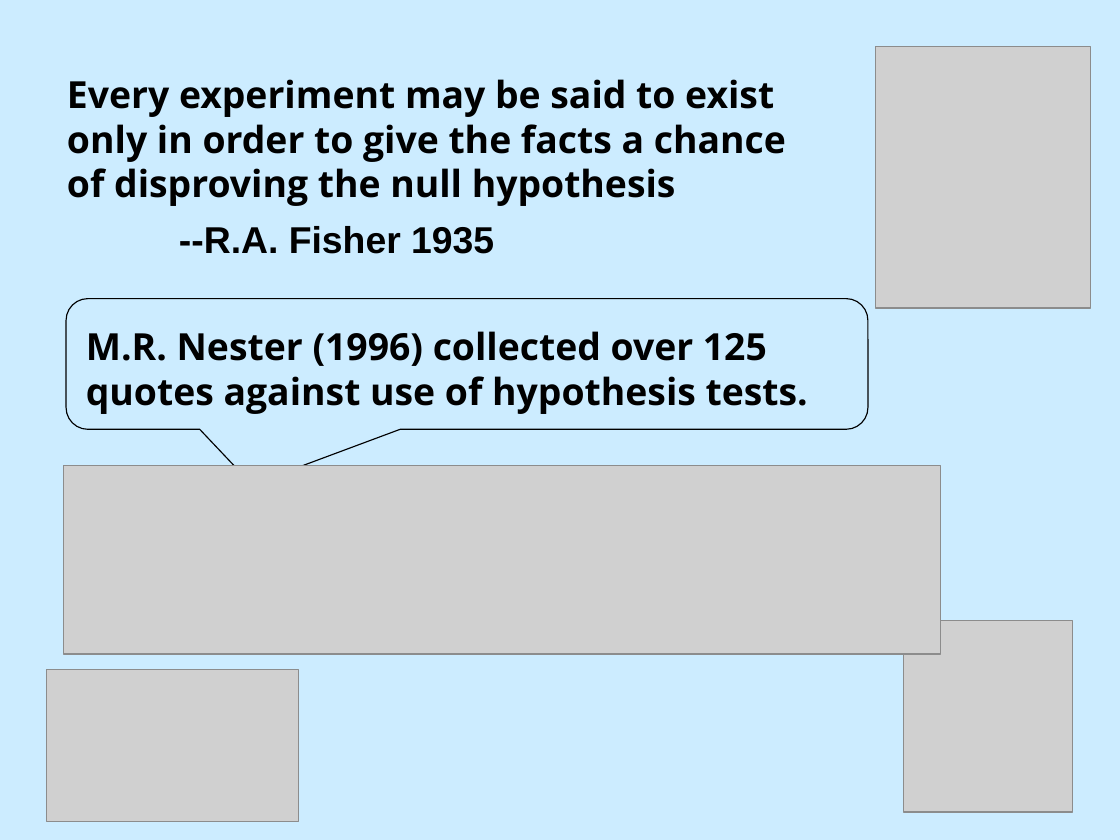
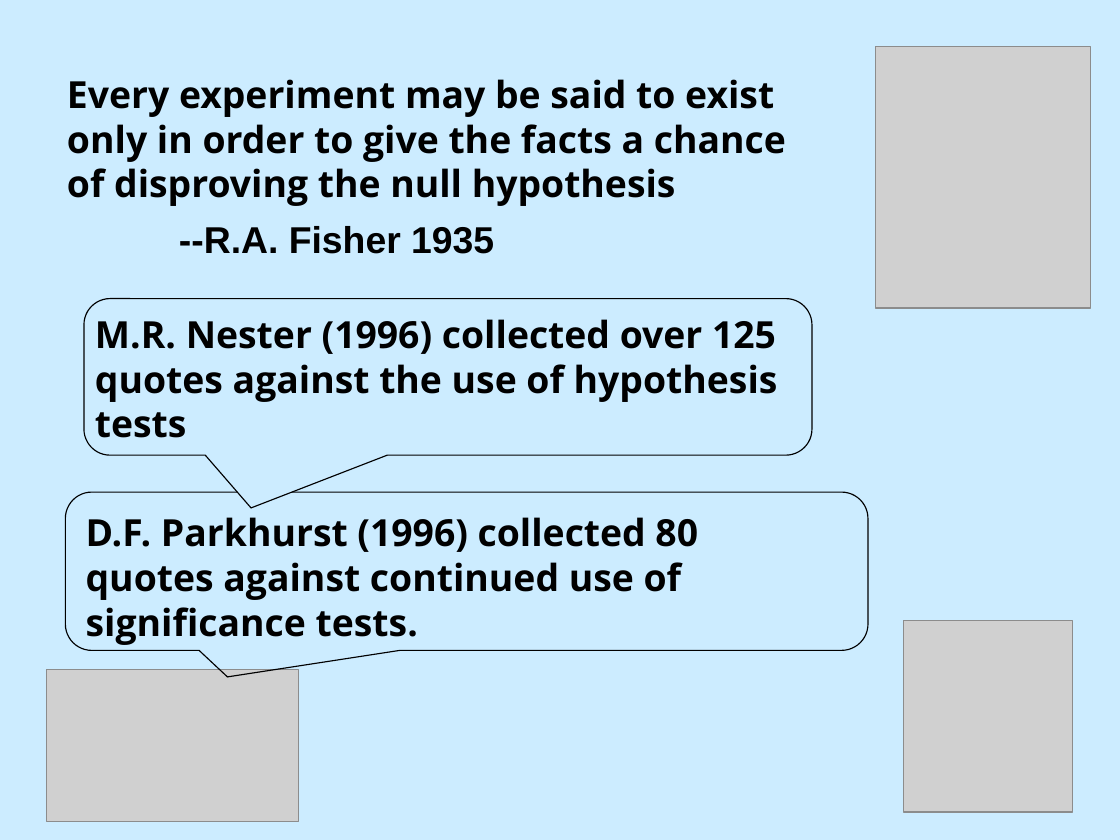
Before and after one commit to DavidCSchneider/StatisticalScience, a slide deck: slide 18 of LNotes/Pt1/Ch1_1.ppt (slide 19 before the commit). Drawn at 1120x840 pixels with LibreOffice and Linux fonts; fonts in the diff are those of the drawing; grey boxes stand for pictures. Boxes give left, top, right and bottom in pixels: in the first picture for what was removed or moved away, otherwise in the second. Text is boxed around its words. In the diff, an @@ line names an element or a change of style, - is before the commit and + after.

```diff
--- a/LNotes/Pt1/Ch1_1.ppt
+++ b/LNotes/Pt1/Ch1_1.ppt
@@ rounded speech box: place and size @@
-rounded speech box at (66, 299, 868, 430)
+rounded speech box at (84, 299, 812, 456)
@@ rounded speech box at (84, 299, 812, 456): proportions changed @@
@@ text at (95, 319, 778, 438): text changed @@
-M.R. Nester (1996) collected over 125 quotes against use of hypothesis tests.
+M.R. Nester (1996) collected over 125 quotes against the use of hypothesis tests
@@ picture removed at (64, 466, 941, 654) @@
@@ rounded speech box added at (65, 492, 868, 650), outline #000000 0.74 pt @@
@@ text added at (86, 517, 698, 645), 24 pt, text #000000, bold @@
+D.F. Parkhurst (1996) collected 80 quotes against continued use of significance tests.
```
Also in this commit, not shown: 28 other slides changed, 6 slides added, 4 slides removed, 3 other files.
